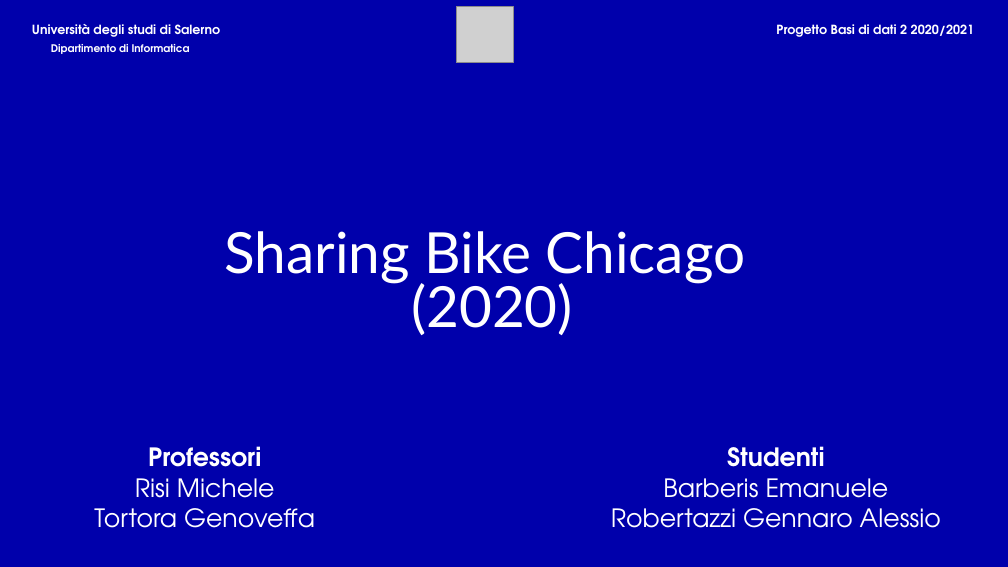
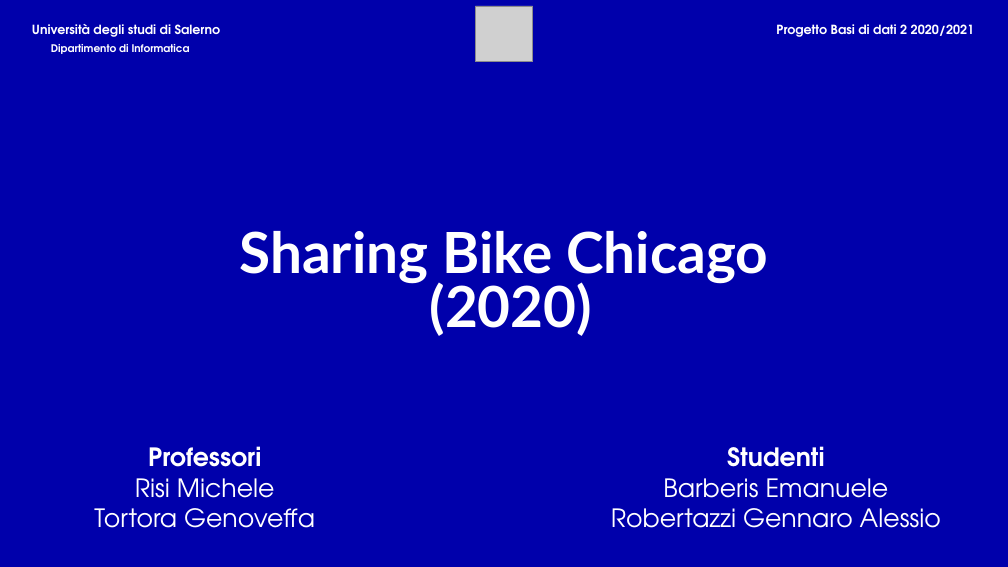
Before and after one commit to Robertales/tripdata-bike-chicago-bd2, a slide deck: slide 1 of presentazione/presentazioneBD2BarberisRobertazzi.pptx. Drawn at 1008x567 pixels with LibreOffice and Linux fonts; fonts in the diff are those of the drawing; grey boxes stand for pictures. Boxes give left, top, right and bottom in pixels: in the first picture for what was removed or moved away, otherwise in the second. Text is boxed around its words. In the diff, an @@ line names an element or a change of style, - is before the commit and + after.

```diff
--- a/presentazione/presentazioneBD2BarberisRobertazzi.pptx
+++ b/presentazione/presentazioneBD2BarberisRobertazzi.pptx
@@ picture: place and size @@
-picture at [456,7,513,63]
+picture at [476,6,533,62]
@@ text "Sharing Bike Chicago" at [240,231,768,336]: bold on @@
```
Also in this commit, not shown: 4 other slides changed, 2 slides added, 33 other files.
